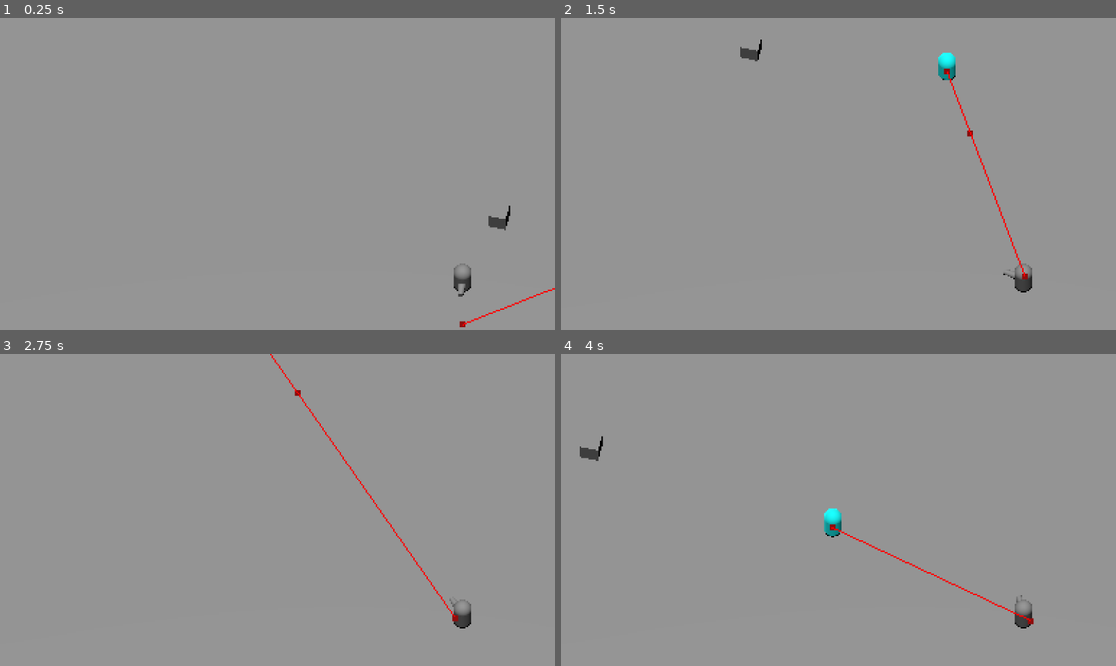
Above: before the commit, frames 1-4 (two rows, left to right).
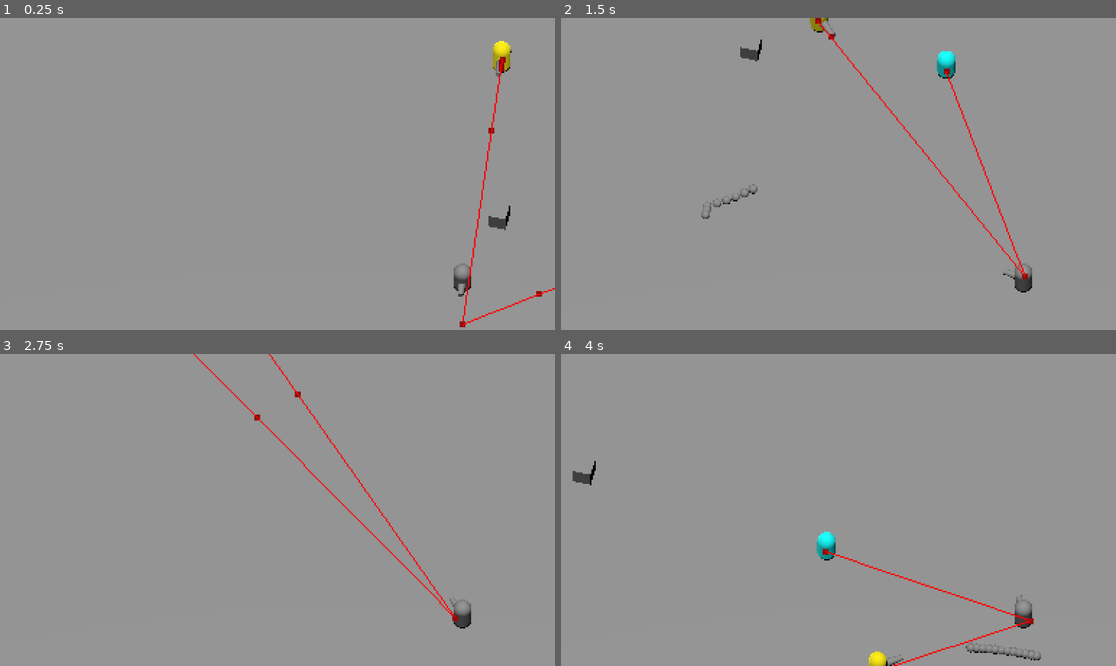
Above: after the commit, the same moments.

Repository: Iussaeus/JameGamePS2024.2
Game: Godot game, scene res://Scenes/TestWorld.tscn
The game is run twice, just before and just after one commit, with the same random seed, the same clock (stepped at 60 frames per second) and the same inputs.
Inputs (mouse positions are in pixels of both pictures, inside the frame that each line leads up to):
- Up to frame 1 (0.25 s): no input
- Up to frame 2 (1.5 s): move the mouse to (960, 158) at 0.52 s; hold D (right) 0.53-1.28 s; click (960, 158) at 0.6 s; move the mouse to (727, 189) at 1.27 s; hold S (backward) from 1.28 s (still down); tap E (interact) at 1.35 s
- Up to frame 3 (2.75 s): click (166, 525) at 1.55 s; move the mouse to (333, 441) at 2.02 s; release S (backward) at 2.03 s; hold D (right) from 2.03 s (still down); click (333, 441) at 2.1 s
- Up to frame 4 (4 s): move the mouse to (810, 572) at 2.77 s; release D (right) at 2.78 s; hold W (forward) 2.78-3.53 s; tap Space (space) at 2.85 s; click (810, 572) at 3.05 s; move the mouse to (1005, 556) at 3.52 s; hold A (left) from 3.53 s (still down); click (1005, 556) at 3.6 s

The runs differ from the first frame. In frame 1, 0.6% of the frame differs, in the area x 83-98%, y 7-98%; in frame 2, 0.8%; in frame 3, 0.5%; in frame 4, 1.7%, in the area x 2-87%, y 26-100%.

Commit message:
extremely basic ranged enemy Ai

Diff:
--- a/Scenes/Box.tscn
+++ b/Scenes/Box.tscn
@@ -12,6 +12,7 @@
 size = Vector3(2, 2, 2)
 
 [node name="Box" type="Node3D"]
+transform = Transform3D(1, 0, 0, 0, 1, 0, 0, 0, 1, 0, 0.5, 0)
 script = ExtResource("1_tx7t2")
 
 [node name="RigidBody3D" type="RigidBody3D" parent="."]
@@ -35,4 +36,7 @@
 [node name="HpComponent" parent="." instance=ExtResource("3_iun0u")]
 unique_name_in_owner = true
 
+[node name="NavigationObstacle3D" type="NavigationObstacle3D" parent="."]
+radius = 1.0
+
 [editable path="RigidBody3D/Interactable"]
--- a/Scenes/Dummy.tscn
+++ b/Scenes/Dummy.tscn
@@ -11,6 +11,7 @@
 material = SubResource("StandardMaterial3D_pyesv")
 
 [node name="Dummy" type="Node3D"]
+transform = Transform3D(1, 0, 0, 0, 1, 0, 0, 0, 1, 0, 0.5, 0)
 
 [node name="RigidBody3D" type="RigidBody3D" parent="."]
 collision_layer = 18
--- a/Scenes/Enemy.tscn
+++ b/Scenes/Enemy.tscn
@@ -1,7 +1,6 @@
-[gd_scene load_steps=6 format=3 uid="uid://rwbu6ubjvlch"]
+[gd_scene load_steps=5 format=3 uid="uid://rwbu6ubjvlch"]
 
 [ext_resource type="Script" path="res://Scripts/enemy_controller.gd" id="1_se7fd"]
-[ext_resource type="PackedScene" uid="uid://bs5lss2iex8sv" path="res://Scenes/Dummy.tscn" id="2_sfhnl"]
 
 [sub_resource type="StandardMaterial3D" id="StandardMaterial3D_b2hq3"]
 albedo_color = Color(0, 1, 1, 1)
@@ -17,7 +16,7 @@
 collision_layer = 4
 collision_mask = 7
 script = ExtResource("1_se7fd")
-dummy = ExtResource("2_sfhnl")
+movement_speed = 50.0
 
 [node name="MeshInstance3D" type="MeshInstance3D" parent="."]
 mesh = SubResource("CapsuleMesh_3v57p")
@@ -29,6 +28,7 @@
 avoidance_enabled = true
 height = 2.0
 radius = 1.5
+avoidance_mask = 3
 debug_enabled = true
 debug_path_custom_color = Color(1, 0, 1, 1)
 debug_path_custom_point_size = 10.8
--- a/Scenes/Gun.tscn
+++ b/Scenes/Gun.tscn
@@ -1,7 +1,6 @@
-[gd_scene load_steps=5 format=3 uid="uid://cdjsdledcwpj3"]
+[gd_scene load_steps=4 format=3 uid="uid://cdjsdledcwpj3"]
 
 [ext_resource type="Script" path="res://Scripts/Gun.gd" id="1_rwehv"]
-[ext_resource type="PackedScene" uid="uid://wtytkh7f6fgl" path="res://Scenes/Projectile.tscn" id="2_nnxcd"]
 
 [sub_resource type="CylinderShape3D" id="CylinderShape3D_kej4l"]
 height = 1.0
@@ -14,11 +13,9 @@
 
 [node name="Gun" type="RigidBody3D"]
 transform = Transform3D(1, 0, 0, 0, -4.37114e-08, 1, 0, -1, -4.37114e-08, 0, 0, 0)
-collision_layer = 4
-collision_mask = 4
+collision_layer = 0
+collision_mask = 0
 script = ExtResource("1_rwehv")
-Projectile = ExtResource("2_nnxcd")
-ProjectileSpeed = 100.0
 
 [node name="CollisionShape3D" type="CollisionShape3D" parent="."]
 shape = SubResource("CylinderShape3D_kej4l")
--- a/Scenes/PlayerBody.tscn
+++ b/Scenes/PlayerBody.tscn
@@ -10,6 +10,7 @@
 [sub_resource type="CapsuleMesh" id="CapsuleMesh_qyjp2"]
 
 [node name="PlayerBody" type="CharacterBody3D"]
+transform = Transform3D(1, 0, 0, 0, 1, 0, 0, 0, 1, 0, 1, 0)
 disable_mode = 2
 collision_layer = 2
 collision_mask = 21
@@ -29,8 +30,6 @@
 
 [node name="Gun" parent="." instance=ExtResource("2_sd1pr")]
 transform = Transform3D(1, 0, 0, 0, -4.37114e-08, 1, 0, -1, -4.37114e-08, 0, 0, 1.38252)
-collision_layer = 0
-collision_mask = 0
 projectile = ExtResource("4_mktup")
 projectile_speed = 100.0
 
--- a/Scenes/Projectile.tscn
+++ b/Scenes/Projectile.tscn
@@ -14,9 +14,6 @@
 collision_mask = 7
 mass = 0.01
 script = ExtResource("1_cob7m")
-damage = null
-speed = null
-life_time = null
 
 [node name="CollisionShape3D" type="CollisionShape3D" parent="."]
 shape = SubResource("SphereShape3D_ard4t")
--- /dev/null
+++ b/Scenes/RangedEnemy.tscn
@@ -0,0 +1,60 @@
+[gd_scene load_steps=9 format=3 uid="uid://dptga1c1w08x8"]
+
+[ext_resource type="Script" path="res://Scripts/ranged_enemy_controller.gd" id="1_y1iel"]
+[ext_resource type="PackedScene" uid="uid://cdjsdledcwpj3" path="res://Scenes/Gun.tscn" id="2_3d5so"]
+[ext_resource type="PackedScene" uid="uid://wtytkh7f6fgl" path="res://Scenes/Projectile.tscn" id="3_4fwhc"]
+
+[sub_resource type="StandardMaterial3D" id="StandardMaterial3D_b2hq3"]
+albedo_color = Color(1, 0.933333, 0, 1)
+
+[sub_resource type="CapsuleMesh" id="CapsuleMesh_3v57p"]
+material = SubResource("StandardMaterial3D_b2hq3")
+
+[sub_resource type="CapsuleShape3D" id="CapsuleShape3D_mb8m5"]
+
+[sub_resource type="SphereShape3D" id="SphereShape3D_etfwy"]
+radius = 10.0
+
+[sub_resource type="SphereShape3D" id="SphereShape3D_3gjnn"]
+radius = 15.0
+
+[node name="RangedEnemy" type="CharacterBody3D"]
+transform = Transform3D(1, 0, 0, 0, 1, 0, 0, 0, 1, 0, 1, 0)
+disable_mode = 2
+collision_layer = 4
+collision_mask = 7
+script = ExtResource("1_y1iel")
+
+[node name="Gun" parent="." instance=ExtResource("2_3d5so")]
+transform = Transform3D(1, 0, 0, 0, -4.37114e-08, 1, 0, -1, -4.37114e-08, 0, 0, -0.945543)
+projectile = ExtResource("3_4fwhc")
+
+[node name="MeshInstance3D" type="MeshInstance3D" parent="."]
+mesh = SubResource("CapsuleMesh_3v57p")
+
+[node name="CollisionShape3D" type="CollisionShape3D" parent="."]
+shape = SubResource("CapsuleShape3D_mb8m5")
+
+[node name="NavigationAgent3D" type="NavigationAgent3D" parent="."]
+avoidance_enabled = true
+height = 2.0
+radius = 1.5
+avoidance_mask = 3
+debug_enabled = true
+debug_path_custom_color = Color(1, 0, 1, 1)
+debug_path_custom_point_size = 10.8
+
+[node name="DangerArea3D" type="Area3D" parent="."]
+collision_layer = 4
+collision_mask = 2
+
+[node name="CollisionShape3D" type="CollisionShape3D" parent="DangerArea3D"]
+transform = Transform3D(1, 0, 0, 0, -4.37114e-08, 1, 0, -1, -4.37114e-08, 0, 0, 0)
+shape = SubResource("SphereShape3D_etfwy")
+
+[node name="SafeArea3D" type="Area3D" parent="."]
+collision_layer = 4
+collision_mask = 2
+
+[node name="CollisionShape3D" type="CollisionShape3D" parent="SafeArea3D"]
+shape = SubResource("SphereShape3D_3gjnn")
--- /dev/null
+++ b/Scenes/StateMachine.tscn
@@ -0,0 +1,6 @@
+[gd_scene load_steps=2 format=3 uid="uid://c56fafm41rhgh"]
+
+[ext_resource type="Script" path="res://Scripts/state_machine.gd" id="1_w6j2e"]
+
+[node name="StateMachine" type="Node3D"]
+script = ExtResource("1_w6j2e")
--- a/Scenes/TestWorld.tscn
+++ b/Scenes/TestWorld.tscn
@@ -6,10 +6,11 @@
 [ext_resource type="PackedScene" uid="uid://rwbu6ubjvlch" path="res://Scenes/Enemy.tscn" id="2_4lv5d"]
 [ext_resource type="PackedScene" uid="uid://bwdwhvg2b2wn5" path="res://Scenes/Box.tscn" id="3_x2yjo"]
 [ext_resource type="PackedScene" uid="uid://bs5lss2iex8sv" path="res://Scenes/Dummy.tscn" id="4_qvvdx"]
+[ext_resource type="PackedScene" uid="uid://dptga1c1w08x8" path="res://Scenes/RangedEnemy.tscn" id="7_nbdjq"]
 
 [sub_resource type="NavigationMesh" id="NavigationMesh_r8cni"]
-vertices = PackedVector3Array(-49.5, 1, -49.5, -49.5, 1, 49.5, 49.5, 1, 49.5, 49.5, 1, -49.5)
-polygons = [PackedInt32Array(3, 2, 0), PackedInt32Array(0, 2, 1)]
+vertices = PackedVector3Array(7.75, 1, -2.5, 9, 1, -3.5, 9, 1, -49.5, 5.5, 1, 2.25, 7.75, 1, -2.5, 9, 1, -49.5, -49.5, 1, -49.5, -49.5, 1, 2.25, 10, 1, -3.25, 10.5, 1, -2.25, 49.5, 1, -2.25, 9, 1, -3.5, 10, 1, -3.25, 49.5, 1, -2.25, 49.5, 1, -49.5, 9, 1, -49.5, 49.5, 1, -2.25, 10.5, 1, -2.25, 7.75, 1, 3.25, 49.5, 1, -2.25, 7.75, 1, 3.25, 6.75, 1, 3.5, 6.75, 1, 49.5, 49.5, 1, 49.5, 6.75, 1, 49.5, 6.75, 1, 3.5, 5.5, 1, 2.75, -49.5, 1, 2.25, -49.5, 1, 49.5, 5.5, 1, 2.75, 5.5, 1, 2.25, -49.5, 1, 2.25)
+polygons = [PackedInt32Array(2, 1, 0), PackedInt32Array(4, 3, 5), PackedInt32Array(5, 3, 7), PackedInt32Array(5, 7, 6), PackedInt32Array(10, 9, 8), PackedInt32Array(12, 11, 13), PackedInt32Array(13, 11, 15), PackedInt32Array(13, 15, 14), PackedInt32Array(18, 17, 16), PackedInt32Array(20, 19, 21), PackedInt32Array(21, 19, 22), PackedInt32Array(22, 19, 23), PackedInt32Array(25, 24, 26), PackedInt32Array(26, 24, 28), PackedInt32Array(26, 28, 27), PackedInt32Array(31, 30, 29)]
 agent_height = 2.0
 
 [sub_resource type="PlaneMesh" id="PlaneMesh_no4hk"]
@@ -18,6 +19,11 @@
 
 [sub_resource type="BoxShape3D" id="BoxShape3D_7s4rh"]
 size = Vector3(100, 1, 100)
+
+[sub_resource type="BoxShape3D" id="BoxShape3D_33xwi"]
+
+[sub_resource type="BoxMesh" id="BoxMesh_ou7kq"]
+size = Vector3(1, 3, 6)
 
 [node name="World" type="Node3D"]
 script = ExtResource("1_1toxn")
@@ -47,6 +53,15 @@
 [node name="CollisionShape3D" type="CollisionShape3D" parent="SubViewportContainer/SubViewport/NavigationRegion3D/StaticBody3D"]
 shape = SubResource("BoxShape3D_7s4rh")
 
+[node name="Obstacle" type="StaticBody3D" parent="SubViewportContainer/SubViewport/NavigationRegion3D"]
+
+[node name="CollisionShape3D" type="CollisionShape3D" parent="SubViewportContainer/SubViewport/NavigationRegion3D/Obstacle"]
+shape = SubResource("BoxShape3D_33xwi")
+
+[node name="MeshInstance3D" type="MeshInstance3D" parent="SubViewportContainer/SubViewport/NavigationRegion3D/Obstacle"]
+transform = Transform3D(0.876811, 0, -0.480836, 0, 1, 0, 0.480836, 0, 0.876811, 7.96593, 2, 0)
+mesh = SubResource("BoxMesh_ou7kq")
+
 [node name="Camera3D" type="Camera3D" parent="SubViewportContainer/SubViewport"]
 unique_name_in_owner = true
 transform = Transform3D(-1, -3.24659e-08, 8.11709e-08, 2.32407e-08, 0.796351, 0.604835, -8.4277e-08, 0.604835, -0.796351, 4.94803, 24.2786, -20.2086)
@@ -59,6 +74,7 @@
 unique_name_in_owner = true
 transform = Transform3D(-0.990234, 0, -0.139415, 0, 1, 0, 0.139415, 0, -0.990234, 2.27055, 5.85393, 19.7699)
 floor_stop_on_slope = false
+dash_velocity = 200.0
 speed = 25.0
 
 [node name="DirectionalLight3D" type="DirectionalLight3D" parent="SubViewportContainer/SubViewport"]
@@ -73,3 +89,5 @@
 [node name="Enemy" parent="SubViewportContainer/SubViewport" instance=ExtResource("2_4lv5d")]
 transform = Transform3D(1, 0, 0, 0, 1, 0, 0, 0, 1, 14.1982, 2.03313, 9.90142)
 movement_speed = 2.0
+
+[node name="RangedEnemy" parent="SubViewportContainer/SubViewport" instance=ExtResource("7_nbdjq")]
--- a/Scripts/Gun.gd
+++ b/Scripts/Gun.gd
@@ -1,7 +1,8 @@
-extends RigidBody3D
+class_name Gun extends RigidBody3D
 
 @onready var marker: Marker3D = $"Marker3D"
 @onready var viewport: Viewport = get_parent().get_parent()
+@onready var _parent: CharacterBody3D = get_parent()
 
 @export var projectile: PackedScene
 @export var projectile_speed: float = 20
@@ -15,7 +16,7 @@
 
 # Called every frame. 'delta' is the elapsed time since the previous frame.
 func _process(_delta: float) -> void:
-	if Input.is_action_just_pressed("left_click"):
+	if Input.is_action_just_pressed("left_click") and _parent.collision_layer == 2:
 		shoot()
 
 
--- a/Scripts/bullet.gd
+++ b/Scripts/bullet.gd
@@ -3,6 +3,7 @@
 @export var damage: float = 20
 @export var speed: float = 20
 @export var life_time: float = 2
+@export var debug_on: bool = false
 var _life_timer: Timer
 
 
@@ -20,7 +21,7 @@
 
 
 func _on_body_entered(body: Node) -> void:
-	print("hit target ", body)
+	if debug_on: print("hit target ", body)
 	if body.has_node("%HpComponent"):
 		var hp_component: HpComponent = body.get_node("%HpComponent")
 		hp_component.take_damage(damage)
--- a/Scripts/enemy_controller.gd
+++ b/Scripts/enemy_controller.gd
@@ -2,7 +2,6 @@
 
 
 @export var movement_speed: float = 20
-@export var dummy: PackedScene
 
 @onready var navigation_agent: NavigationAgent3D = get_node("NavigationAgent3D")
 
@@ -12,7 +11,6 @@
 	call_deferred("set_map")
 
 	navigation_agent.velocity_computed.connect(_on_velocity_computed)
-
 
 
 func _physics_process(_delta: float) -> void:
--- /dev/null
+++ b/Scripts/ranged_enemy_controller.gd
@@ -0,0 +1,97 @@
+extends CharacterBody3D
+
+
+@export var movement_speed: float = 20
+
+@onready var navigation_agent: NavigationAgent3D = $NavigationAgent3D
+@onready var danger_area: Area3D = $DangerArea3D
+@onready var safe_area: Area3D = $SafeArea3D
+@onready var gun: Gun = $Gun
+
+var _player_visible: bool = false
+var _player_in_safe_area: bool = false
+var _player_in_danger_area: bool = false
+
+
+func _ready() -> void:
+	set_physics_process(false)
+	call_deferred("set_map")
+
+	navigation_agent.velocity_computed.connect(_on_velocity_computed)
+
+	safe_area.body_entered.connect(_on_safe_area_body_entered)
+	safe_area.body_exited.connect(_on_safe_area_body_exited)
+
+	danger_area.body_entered.connect(_on_danger_area_body_entered)
+	danger_area.body_exited.connect(_on_danger_area_body_exited)
+
+
+func _physics_process(_delta: float) -> void:
+
+	var next_path_position: Vector3 = navigation_agent.get_next_path_position()
+	var new_velocity: Vector3
+
+	# print("next_point %v, velocity %v" % [next_path_position, new_velocity])
+
+	if _player_visible and _player_in_safe_area:
+		gun.shoot()
+		new_velocity.x = 0
+		new_velocity.z = 0
+
+	elif _player_in_danger_area:
+		new_velocity.x = next_path_position.direction_to(global_position).x * movement_speed
+		new_velocity.z = next_path_position.direction_to(global_position).z * movement_speed
+	else:
+		new_velocity = global_position.direction_to(next_path_position) * movement_speed
+
+
+	if navigation_agent.avoidance_enabled:
+		navigation_agent.set_velocity(new_velocity)
+	else:
+		_on_velocity_computed(new_velocity)
+
+func set_movement_target(movement_target: Vector3) -> void:
+	navigation_agent.set_target_position(movement_target)
+
+
+func set_map() -> void:
+	await get_tree().physics_frame
+	set_physics_process(true)
+
+
+func _on_velocity_computed(safe_velocity: Vector3) -> void:
+	set_movement_target(Global.player.global_position)
+	look_at(Global.player.global_position)
+	velocity = safe_velocity
+	move_and_slide()
+
+
+func _on_danger_area_body_entered(body: Node3D) -> void:
+	if body is CharacterBody3D:
+		_player_in_danger_area = true
+		_player_in_safe_area = false
+		print("player in danger_area")
+
+
+func _on_danger_area_body_exited(body: Node3D) -> void:
+	if body is CharacterBody3D:
+		_player_in_danger_area = false
+		_player_in_safe_area = true
+		print("player exited danger_area")
+
+
+func _on_safe_area_body_entered(body: Node3D) -> void:
+	if body is CharacterBody3D:
+		_player_visible = true
+		_player_in_safe_area = true
+		var character_body := body as CharacterBody3D
+		print("I see: ", character_body)
+
+
+
+func _on_safe_area_body_exited(body: Node3D) -> void:
+	if body is CharacterBody3D:
+		_player_visible = false
+		_player_in_safe_area = false
+		var character_body := body as CharacterBody3D
+		print(character_body, "is too far")
--- a/project.godot
+++ b/project.godot
@@ -35,10 +35,9 @@
 
 project/assembly_name="Test"
 
-[editor]
+[editor_plugins]
 
-version_control/plugin_name="GitPlugin"
-version_control/autoload_on_startup=true
+enabled=PackedStringArray("res://addons/godot_vim/plugin.cfg")
 
 [input]
 
Not shown: 1 places in Scenes/TestWorld.tscn that only renumber resources
